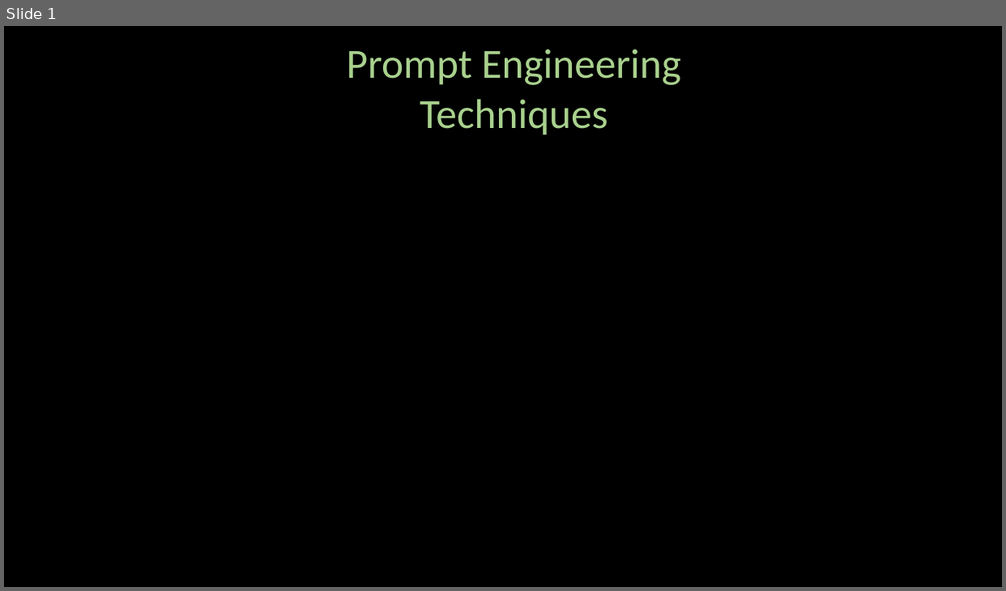
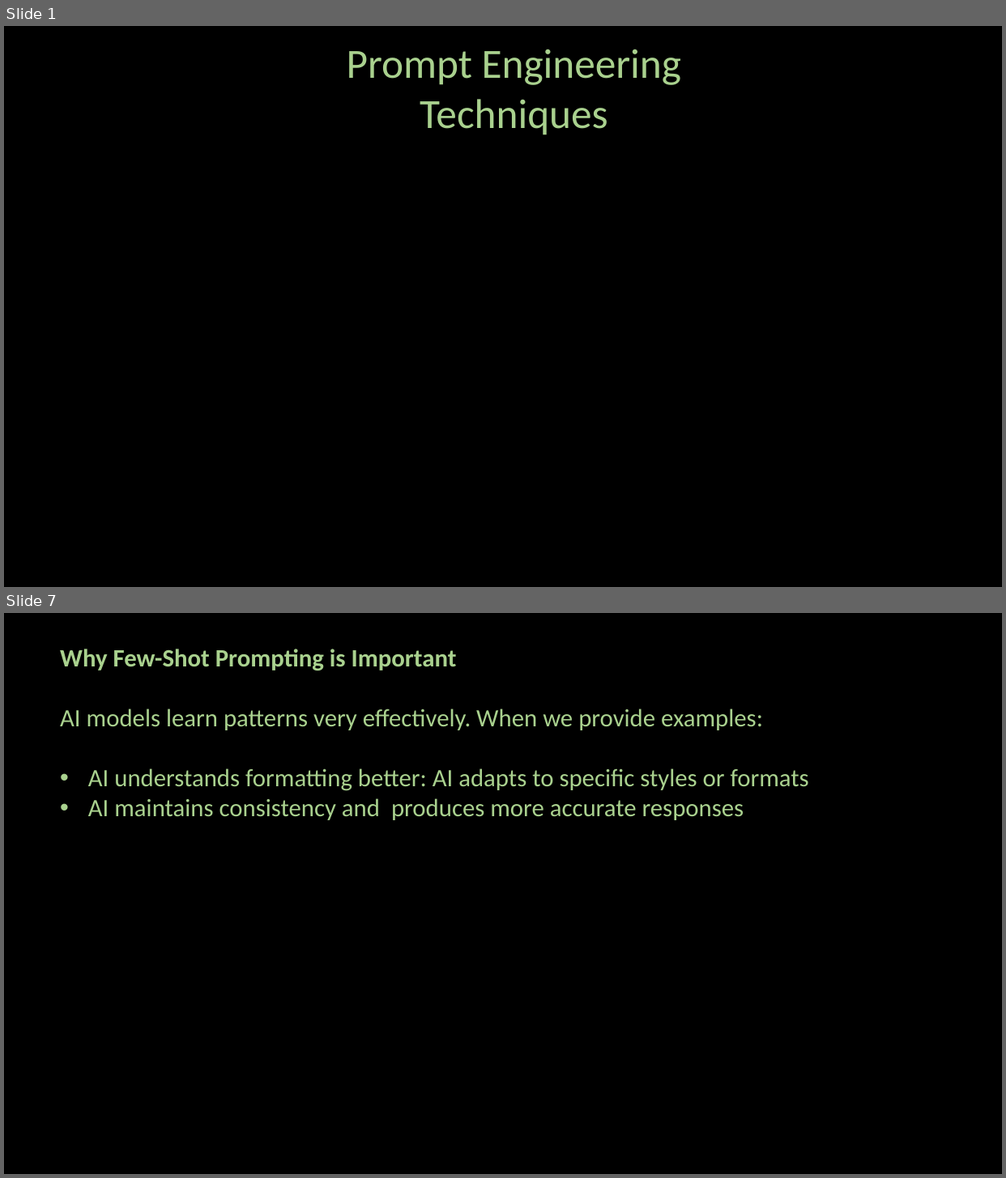
Before and after one commit to ash322ash422/youtube, a slide deck: prompt_engineering/pe-2-techniques.pptx. Shown one above the other, each under a label of ours: slide 1 before the commit, slides 1 and 7 after it; the slides between them are not shown. The pictures are 1006x591 and 1006x1178 pixels, drawn with LibreOffice and Linux fonts; fonts in the diff are those of the drawing; background and template pictures are left out. Boxes give left, top, right and bottom in pixels: in the first picture for what was removed or moved away, otherwise in the second. Text is boxed around its words. In the diff, an @@ line names an element or a change of style, - is before the commit and + after.

```diff
--- a/prompt_engineering/pe-2-techniques.pptx
+++ b/prompt_engineering/pe-2-techniques.pptx
@@ slide 7 added at box(4, 613, 1002, 1174), background #000000 @@
@@ text added at box(60, 649, 809, 820), 24 pt, text #A9D18E @@
+Why Few-Shot Prompting is Important
+AI models learn patterns very effectively. When we provide examples:
+• AI understands formatting better: AI adapts to specific styles or formats
+• AI maintains consistency and produces more accurate responses
```
Also in this commit, not shown: 19 other slides added, 1 slide removed, 12 other files.
